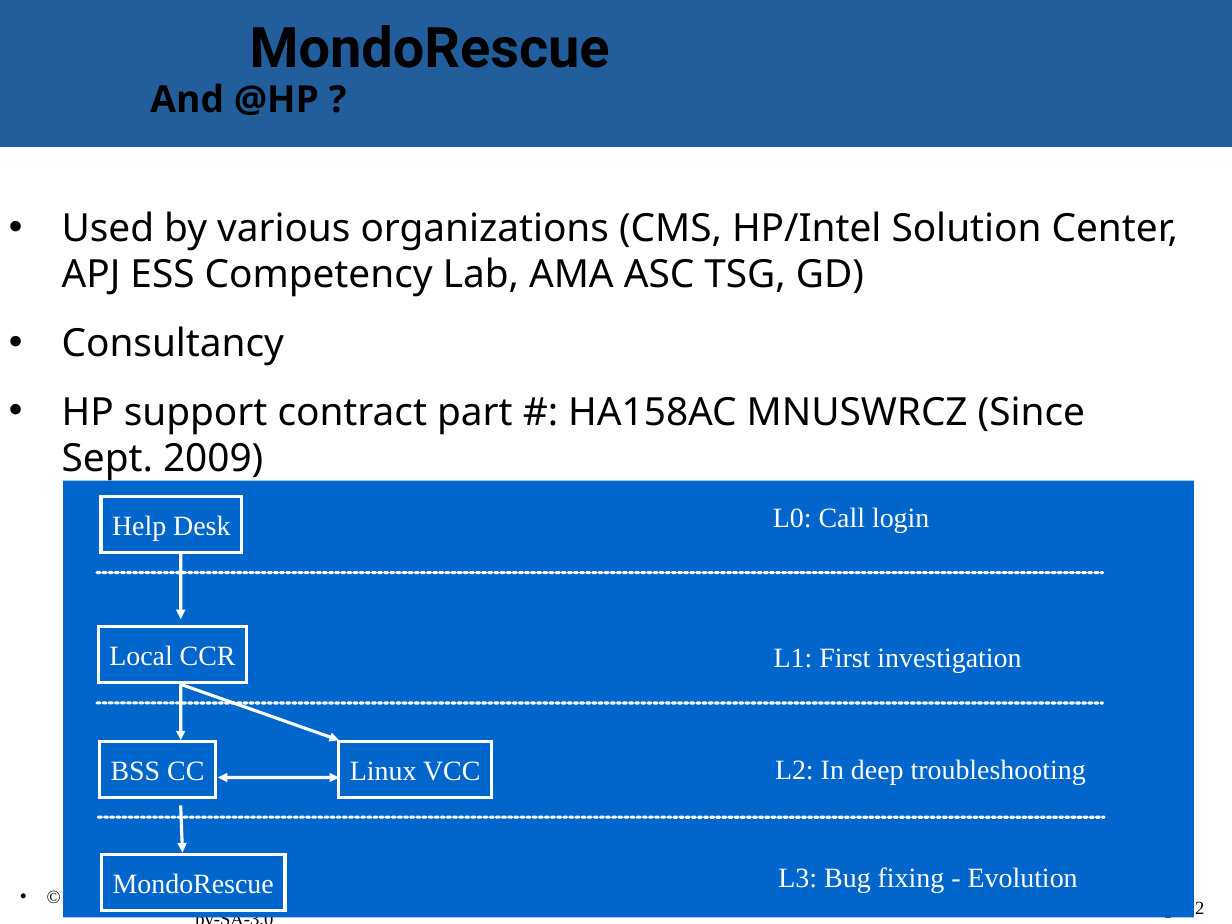
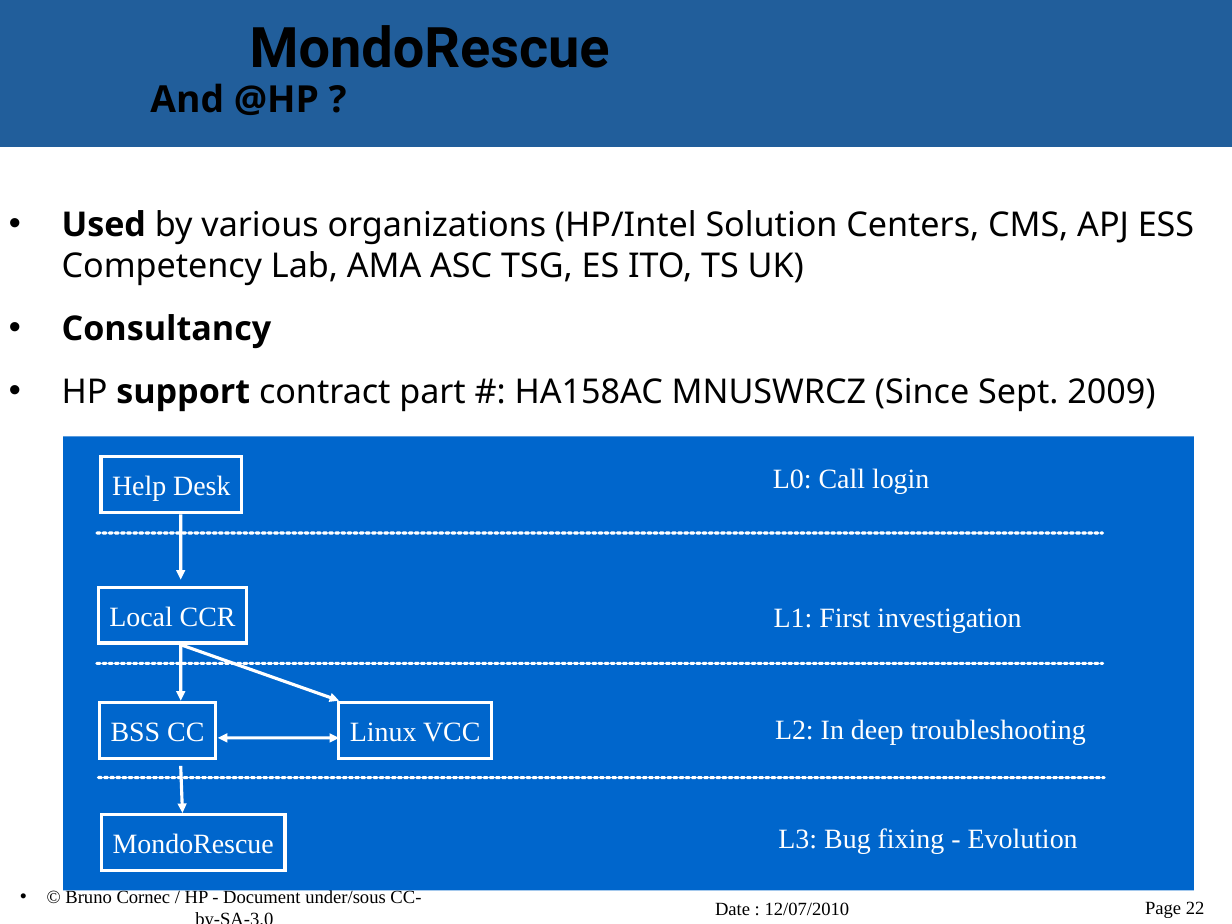
Before and after one commit to vir/mondo-rescue, a slide deck: slide 22 of mondo-doc/mondo-presentation.odp. Drawn at 1232x924 pixels with LibreOffice and Linux fonts; fonts in the diff are those of the drawing; background and template pictures are left out. Boxes give left, top, right and bottom in pixels: in the first picture for what was removed or moved away, otherwise in the second. Text is boxed around its words. In the diff, an @@ line names an element or a change of style, - is before the commit and + after.

```diff
--- a/mondo-doc/mondo-presentation.odp
+++ b/mondo-doc/mondo-presentation.odp
@@ text at (62,210,1194,286): text changed; size 25 to 22 pt @@
-• Used by various organizations (CMS, HP/Intel Solution Center, APJ ESS Competency Lab, AMA ASC TSG, GD)
+• Used by various organizations (HP/Intel Solution Centers, CMS, APJ ESS Competency Lab, AMA ASC TSG, ES ITO, TS UK)
@@ text at (62,314,1155,412): size 25 to 22 pt in "Consultancy", "HP support contract part #: HA158AC MNUSWRCZ ..."; bold on in "Consultancy", "support" @@
@@ rectangle: place and size @@
-rectangle at (63,481,1194,918)
+rectangle at (63,437,1194,891)
@@ 5 rectangles, 4 texts, 4 arrows, 3 lines, 1 double arrow: place and size @@
-5 rectangles, 4 texts, 4 arrows, 3 lines, 1 double arrow at (97,496,1105,910)
+5 rectangles, 4 texts, 4 arrows, 3 lines, 1 double arrow at (97,457,1105,871)
@@ text at (715,902,850,916): text changed @@
-Date : 08/03/2010
+Date : 12/07/2010
```
Also in this commit, not shown: 24 other slides changed.
